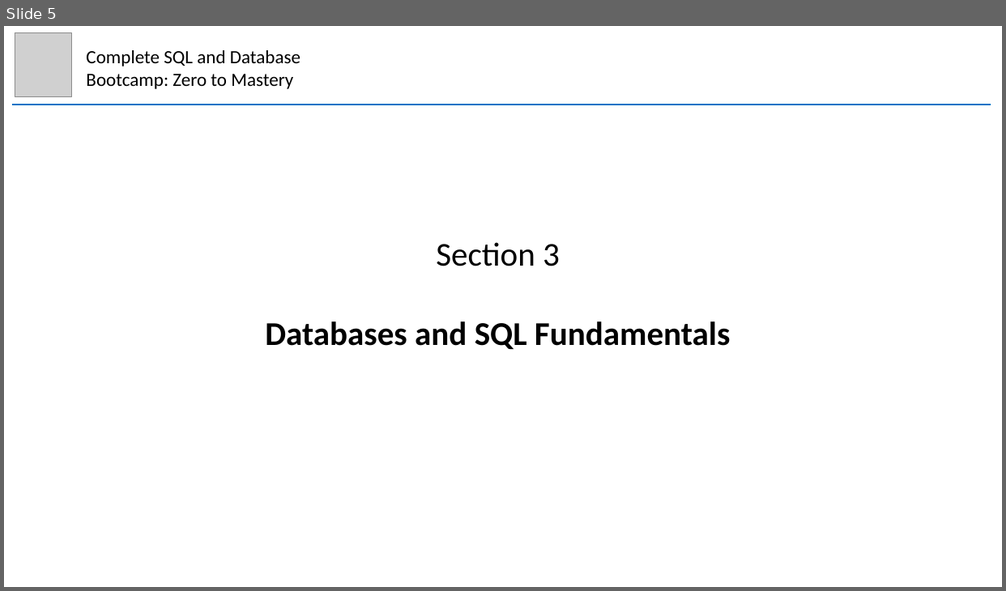
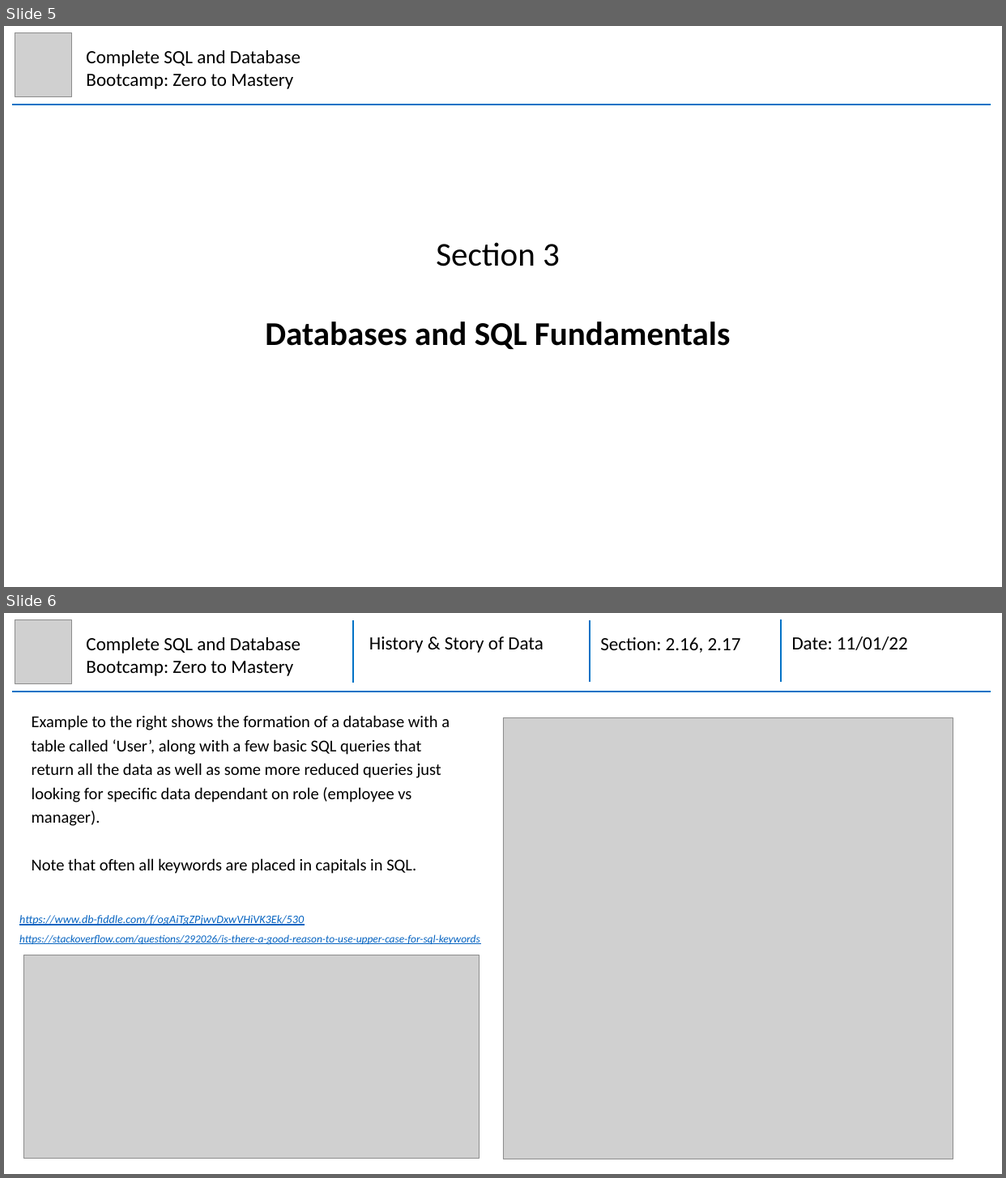
Before and after one commit to mhaythornthwaite/Testing_ML_Algorithms, a slide deck: ZTM_SQL_Course/MJH_SQL_and_Databases_Course_Notes.pptx. Shown one above the other, each under a label of ours: slide 5 before the commit, slides 5 and 6 after it. The pictures are 1006x591 and 1006x1178 pixels, drawn with LibreOffice and Linux fonts; fonts in the diff are those of the drawing; grey boxes stand for pictures. Boxes give left, top, right and bottom in pixels: in the first picture for what was removed or moved away, otherwise in the second. Text is boxed around its words. In the diff, an @@ line names an element or a change of style, - is before the commit and + after.

Commit message:
SQL - DB Fiddle Work

```diff
--- a/ZTM_SQL_Course/MJH_SQL_and_Databases_Course_Notes.pptx
+++ b/ZTM_SQL_Course/MJH_SQL_and_Databases_Course_Notes.pptx
@@ slide 6 added at <box>4,613,1002,1174</box>, background #FFFFFF @@
@@ picture added at <box>15,619,71,684</box> @@
@@ group added at <box>12,619,991,692</box>: 4 lines, 4 texts @@
+Complete SQL and Database Bootcamp: Zero to Mastery
+History & Story of Data
+Section: 2.16, 2.17
+Date: 11/01/22
@@ text added at <box>32,715,450,874</box>, 16 pt, text #000000 @@
+Example to the right shows the formation of a database with a table called ‘User’, along with a few basic SQL queries that return all the data as well as some more reduced queries just looking for specific data dependant on role (employee vs manager).
+Note that often all keywords are placed in capitals in SQL.
@@ picture added at <box>503,717,953,1160</box> @@
@@ text added at <box>19,915,304,926</box>, 11 pt, text #0563C1, italic, underline @@
+https://www.db-fiddle.com/f/ogAiTgZPjwvDxwVHiVK3Ek/530
@@ text added at <box>19,935,480,945</box>, 10.5 pt, text #0563C1, italic, underline @@
+https://stackoverflow.com/questions/292026/is-there-a-good-reason-to-use-upper-case-for-sql-keywords
@@ picture added at <box>24,955,479,1159</box> @@
```
Also in this commit, not shown: 2 other slides added.
